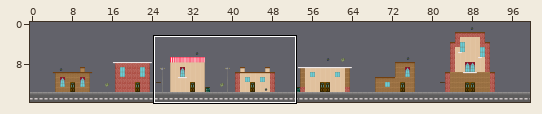
Two versions of a level (Tiled map, assets/TiledMap/MapVibe.tmx). Above, an overview of the earlier version with the close-up marked.
Close-up. The starting point:
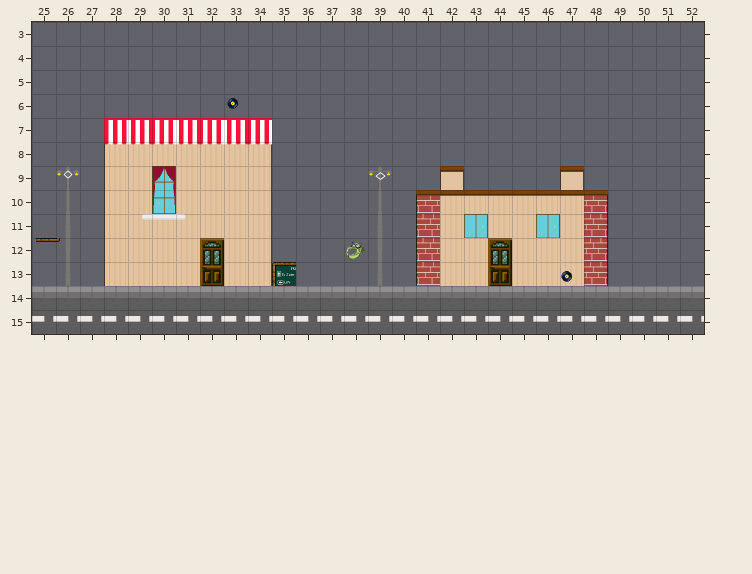
Cells are 64x64 px. Shown: x 25..52, y 3..15. The commit also changed other parts of the map, which this record leaves out. The commit also replaced the tileset; all pictures use the new one.
The result:
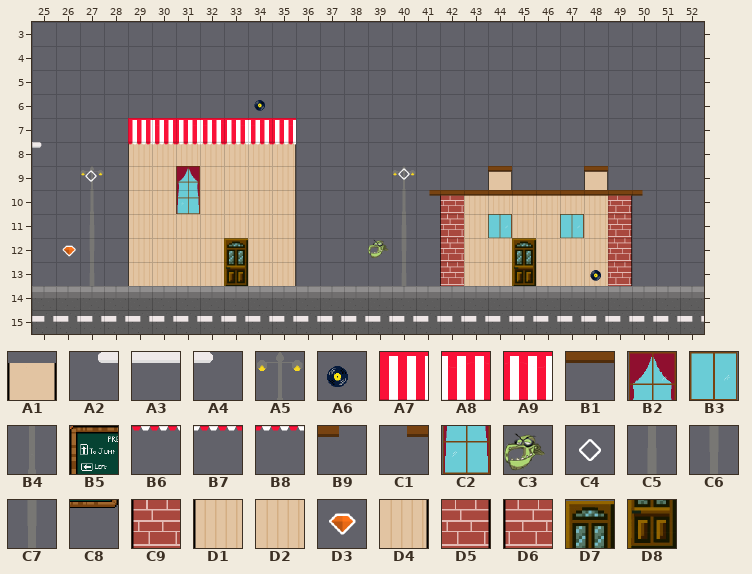
Key: from "Tile_sheet2": A1 2, A2 4, A3 5, A4 6, A5 8, A6 10, A7 13, A8 14, A9 14 flipped left-right, B1 15, B2 16, B3 17, B4 21, B5 22, B6 26, B7 27, B8 27 flipped left-right, B9 28, C1 28 flipped left-right, C2 29, C3 31, C4 32, C5 34, C6 34 flipped up-down, C7 34 turned 180, C8 36, C9 40, D1 41, D2 42, D3 49, D4 55, D5 66, D6 66 flipped left-right, D7 70, D8 83.
__ is an empty cell, .. an unchanged one.
Objects are placed by their top-left corner, in cells (3,4 is the top-left corner of cell 3,4); size is 1x1 cell unless given.
What changed:
--- layer "décor"
@@ x 26..49 @@
- 7 .. .. A7 A8 A9 A8 A9 A8 A9 __ .. .. .. .. .. .. .. .. .. .. .. .. .. ..
- 8 .. .. D1 D2 .. .. .. .. D4 __ .. .. .. .. .. .. .. .. .. .. .. .. .. ..
- 9 A5 __ D1 D2 B2 D2 .. .. D4 __ .. .. .. A5 __ .. A1 .. __ .. .. A1 __ ..
-10 B4 __ D1 D2 C2 D2 .. .. D4 __ .. .. .. B4 __ D6 D2 .. .. .. .. .. D5 __
-11 C5 __ D1 D2 .. .. .. .. D4 __ .. .. .. C5 __ D6 D2 B3 D2 .. B3 D2 D5 __
-12 C6 __ D1 D2 .. .. D7 D2 D4 __ .. .. .. C7 __ D6 D2 .. D7 D2 .. .. D5 __
-13 C5 __ D1 D2 .. .. D8 D2 D4 __ .. .. .. C5 __ D6 D2 .. D8 D2 .. .. D5 __
+ 7 .. .. __ A7 A8 A9 A8 A9 A8 A9 .. .. .. .. .. .. .. .. .. .. .. .. .. ..
+ 8 .. .. __ D1 .. .. .. .. D2 D4 .. .. .. .. .. .. .. .. .. .. .. .. .. ..
+ 9 __ A5 __ D1 D2 B2 .. .. D2 D4 .. .. .. __ A5 .. __ .. A1 .. .. __ A1 ..
+10 __ B4 __ D1 D2 C2 .. .. D2 D4 .. .. .. __ B4 __ C9 .. .. .. .. .. D2 D5
+11 __ C5 __ D1 .. .. .. .. D2 D4 .. .. .. __ C5 __ C9 D2 B3 .. D2 B3 D2 D5
+12 __ C7 __ D1 .. .. D2 D7 D2 D4 .. .. .. __ C7 __ C9 .. D2 D7 .. .. D2 D5
+13 __ C5 __ D1 .. .. D2 D8 D2 D4 .. .. .. __ C5 __ C9 .. D2 D8 .. .. D2 D5
--- layer "ligths"
+C4 at 40,8.8
+C4 at 27,8.9
-C4 at 26.1,9 size 0.7x0.7
-C4 at 39.1,9.1 size 0.9x0.7
--- layer "mob1"
+C3 at 39,11.9
-C3 at 38.1,12
--- layer "invisible wall" (removed)
@@ x 35..35 @@
-13 B5
+13 __
--- layer "vinile"
+A6 at 34.1,6
+A6 at 48.1,13
-A6 at 33,5.9
-A6 at 46.9,13.1
--- layer "Motard"
+D3 at 26,12
-C8 at 25.2,12
--- layer "platformes"
@@ x 25..50 @@
- 8 __ .. .. B6 B7 B8 B7 B8 B7 B8 __ .. .. .. .. .. .. .. .. .. .. .. .. .. .. ..
- 9 .. .. .. .. .. .. .. .. .. .. .. .. .. .. .. .. .. B1 .. __ .. .. B1 __ .. ..
-10 .. .. .. .. .. .. .. .. .. .. .. .. .. .. .. .. B1 .. .. .. .. .. .. .. __ __
-11 .. .. .. .. A2 A3 A4 .. .. .. .. .. .. .. .. .. .. .. .. .. .. .. .. .. .. ..
+ 8 A4 .. .. __ B6 B7 B8 B7 B8 B7 B8 .. .. .. .. .. .. .. .. .. .. .. .. .. .. ..
+ 9 .. .. .. .. .. .. .. .. .. .. .. .. .. .. .. .. .. __ .. B1 .. .. __ B1 .. ..
+10 .. .. .. .. .. .. .. .. .. .. .. .. .. .. .. .. C1 .. .. .. .. .. .. .. B1 B9
+11 .. .. .. .. __ __ __ .. .. .. .. .. .. .. .. .. .. .. .. .. .. .. .. .. .. ..
Boxes around the changes in both close-ups, in picture pixels (x1, y1, x2, y2):
changed: (32, 98, 296, 286)
changed: (346, 166, 643, 286)
